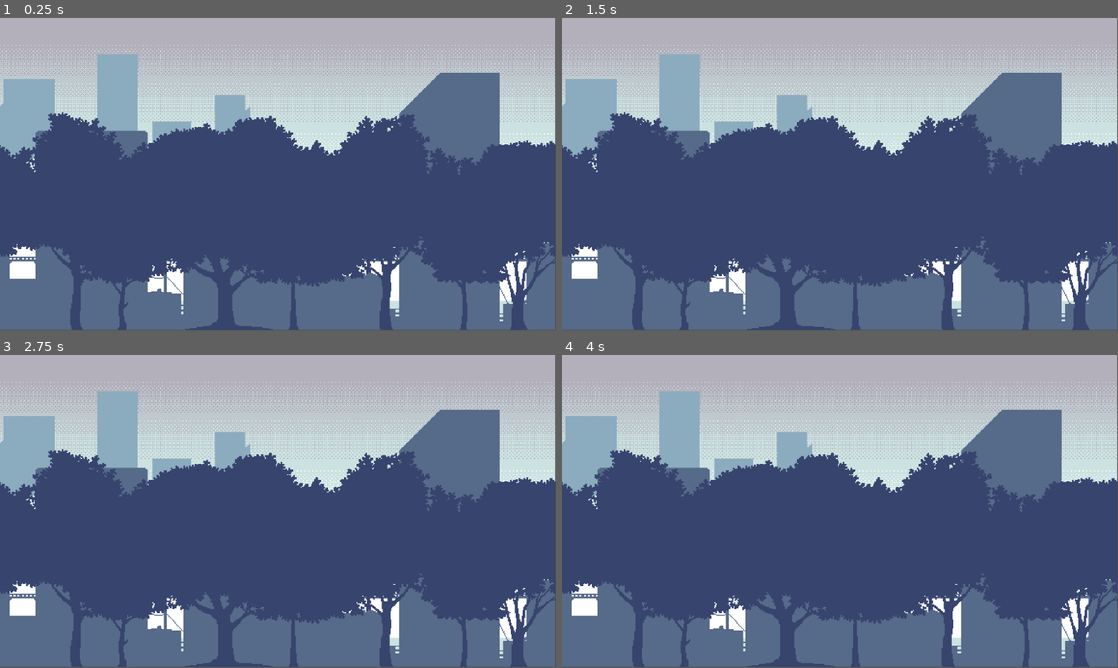
Above: before the commit, frames 1-4 (two rows, left to right).
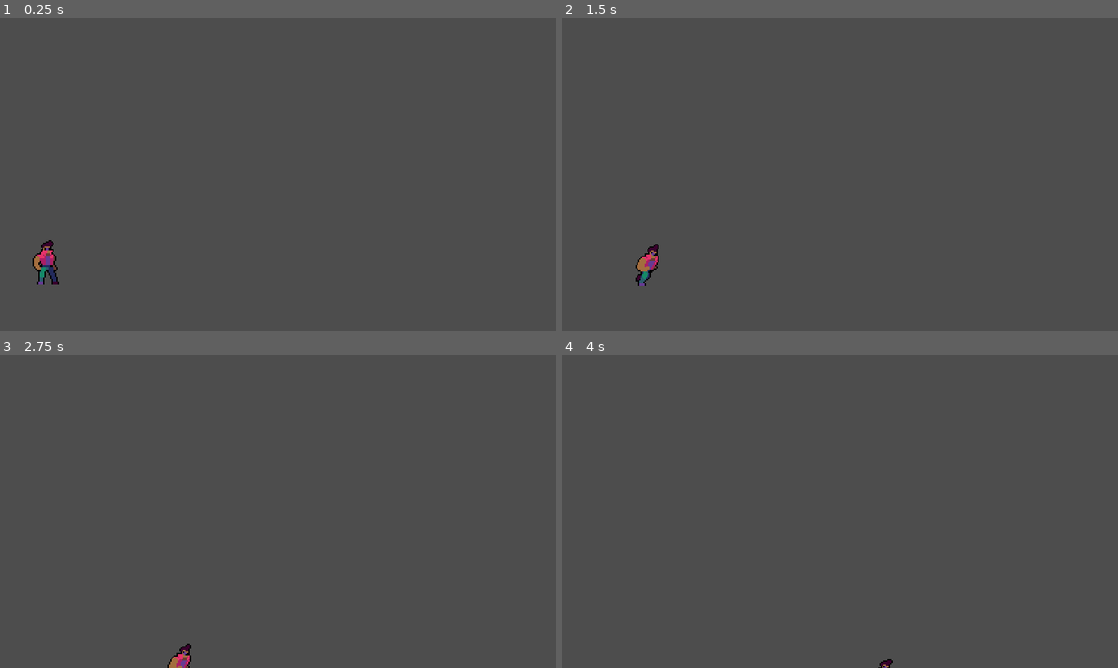
Above: after the commit, the same moments.

Repository: JajoScript/Jermaine
Game: Godot game, scene res://scenes/Mundo.tscn
The game is run twice, just before and just after one commit, with the same random seed, the same clock (stepped at 60 frames per second) and the same inputs. Before the commit the project starts from res://scenes/Level.tscn.
Inputs:
- Up to frame 1 (0.25 s): no input
- Up to frame 2 (1.5 s): hold D (move_right, bound only after the commit) 0.53-1.28 s; hold S (move_down, bound only after the commit) from 1.28 s (still down)
- Up to frame 3 (2.75 s): release S (move_down, bound only after the commit) at 2.03 s; hold D (move_right, bound only after the commit) from 2.03 s (still down)
- Up to frame 4 (4 s): release D (move_right, bound only after the commit) at 2.78 s; hold Space (move_up, bound only after the commit) 2.78-3.53 s; hold A (move_left, bound only after the commit) from 3.53 s (still down)
The window is 800x450 before the commit and 800x451 after it. Grey fills any space a smaller window leaves; there, only what the larger window draws over its background counts as a difference.

The runs differ from the first frame. In frame 1, 99% of the frame differs, in the area x 0-100%, y 0-100%; in frame 2, 99%; in frame 3, 99%; in frame 4, 99%.

Commit message:
animaciones para el personaje

Diff:
--- /dev/null
+++ b/characters/Jermaine/jermaine.gd
@@ -0,0 +1,42 @@
+# Dependencias.
+extends Area2D
+
+# Variables.
+var speed : int = 400;
+var velocity := Vector2.ZERO;
+var screen_size;
+
+# Metodos.
+func _ready():
+	screen_size = get_viewport_rect().size;
+	print("[*] SCREEN SIZE", screen_size)
+
+func _process(_delta):
+	print("[*] Velocity", velocity)
+
+	#* Movimientos.
+	if (Input.is_action_pressed("move_right")):
+		velocity.x = (velocity.x + 1);
+	if (Input.is_action_pressed("move_left")):
+		velocity.x = (velocity.x - 1)
+	if (Input.is_action_pressed("move_up")):
+		velocity.y = (velocity.y - 1)
+	if (Input.is_action_pressed("move_down")):
+		velocity.y = (velocity.y + 1)
+
+	#* Control de la posicion.
+	# Para prevenir que el jugador salga de la pantalla.
+	position = position + (velocity * _delta);
+	position.x = clamp(position.x, 0, screen_size.x)
+	position.y = clamp(position.y, 0, screen_size.y)
+
+	#* Control de animaciones.
+	$Sprite.play();
+
+	if (velocity.x != 0):
+		$Sprite.animation = "walk"
+		$Sprite.flip_v = false;
+		$Sprite.flip_h = (velocity.x < 0);
+
+	else:
+		$Sprite.animation = "idle"
--- a/characters/Jermaine/jermaine.tscn
+++ b/characters/Jermaine/jermaine.tscn
@@ -1,32 +1,139 @@
-[gd_scene load_steps=5 format=3 uid="uid://ceus4wur8gh3t"]
+[gd_scene load_steps=21 format=3 uid="uid://cttiyapd5hk6o"]
 
-[ext_resource type="Texture2D" uid="uid://cyjtue2a0bjbj" path="res://characters/Jermaine/assets/Biker_idle.png" id="1_me3bp"]
+[ext_resource type="Script" path="res://characters/Jermaine/jermaine.gd" id="1_2ogen"]
+[ext_resource type="Texture2D" uid="uid://cyjtue2a0bjbj" path="res://characters/Jermaine/assets/Biker_idle.png" id="1_7600q"]
+[ext_resource type="Texture2D" uid="uid://xma6nat77ssa" path="res://characters/Jermaine/assets/Biker_jump.png" id="2_s4mls"]
+[ext_resource type="Texture2D" uid="uid://bfmh755jyurag" path="res://characters/Jermaine/assets/Biker_run.png" id="3_kjj7e"]
 
-[sub_resource type="RectangleShape2D" id="RectangleShape2D_am1gi"]
-size = Vector2(20, 35)
+[sub_resource type="AtlasTexture" id="AtlasTexture_iejir"]
+atlas = ExtResource("1_7600q")
+region = Rect2(0, 0, 48, 48)
 
-[sub_resource type="Animation" id="Animation_0fx2w"]
-resource_name = "Idle"
+[sub_resource type="AtlasTexture" id="AtlasTexture_i1o56"]
+atlas = ExtResource("1_7600q")
+region = Rect2(48, 0, 48, 48)
 
-[sub_resource type="AnimationLibrary" id="AnimationLibrary_1vmuh"]
-_data = {
-"Idle": SubResource("Animation_0fx2w")
-}
+[sub_resource type="AtlasTexture" id="AtlasTexture_d4afl"]
+atlas = ExtResource("1_7600q")
+region = Rect2(96, 0, 48, 48)
 
-[node name="Jermaine" type="CharacterBody2D"]
+[sub_resource type="AtlasTexture" id="AtlasTexture_ejh0t"]
+atlas = ExtResource("1_7600q")
+region = Rect2(144, 0, 48, 48)
 
-[node name="Sprite2D" type="Sprite2D" parent="."]
-position = Vector2(0, 3)
-texture = ExtResource("1_me3bp")
-centered = false
-hframes = 6
-region_rect = Rect2(147.149, 13.737, 19.9181, 34.5146)
+[sub_resource type="AtlasTexture" id="AtlasTexture_7bjqh"]
+atlas = ExtResource("2_s4mls")
+region = Rect2(0, 0, 48, 48)
 
-[node name="CollisionShape2D" type="CollisionShape2D" parent="."]
-position = Vector2(14, 34)
-shape = SubResource("RectangleShape2D_am1gi")
+[sub_resource type="AtlasTexture" id="AtlasTexture_dxjru"]
+atlas = ExtResource("2_s4mls")
+region = Rect2(48, 0, 48, 48)
 
-[node name="AnimationPlayer" type="AnimationPlayer" parent="."]
-libraries = {
-"": SubResource("AnimationLibrary_1vmuh")
-}
+[sub_resource type="AtlasTexture" id="AtlasTexture_umhj0"]
+atlas = ExtResource("2_s4mls")
+region = Rect2(96, 0, 48, 48)
+
+[sub_resource type="AtlasTexture" id="AtlasTexture_njtkf"]
+atlas = ExtResource("2_s4mls")
+region = Rect2(144, 0, 48, 48)
+
+[sub_resource type="AtlasTexture" id="AtlasTexture_virfk"]
+atlas = ExtResource("3_kjj7e")
+region = Rect2(0, 0, 48, 48)
+
+[sub_resource type="AtlasTexture" id="AtlasTexture_uy4sc"]
+atlas = ExtResource("3_kjj7e")
+region = Rect2(48, 0, 48, 48)
+
+[sub_resource type="AtlasTexture" id="AtlasTexture_ict8j"]
+atlas = ExtResource("3_kjj7e")
+region = Rect2(96, 0, 48, 48)
+
+[sub_resource type="AtlasTexture" id="AtlasTexture_q0v66"]
+atlas = ExtResource("3_kjj7e")
+region = Rect2(144, 0, 48, 48)
+
+[sub_resource type="AtlasTexture" id="AtlasTexture_m2nd0"]
+atlas = ExtResource("3_kjj7e")
+region = Rect2(192, 0, 48, 48)
+
+[sub_resource type="AtlasTexture" id="AtlasTexture_vekdf"]
+atlas = ExtResource("3_kjj7e")
+region = Rect2(240, 0, 48, 48)
+
+[sub_resource type="SpriteFrames" id="SpriteFrames_fhbbp"]
+animations = [{
+"frames": [{
+"duration": 1.0,
+"texture": SubResource("AtlasTexture_iejir")
+}, {
+"duration": 1.0,
+"texture": SubResource("AtlasTexture_i1o56")
+}, {
+"duration": 1.0,
+"texture": SubResource("AtlasTexture_d4afl")
+}, {
+"duration": 1.0,
+"texture": SubResource("AtlasTexture_ejh0t")
+}],
+"loop": true,
+"name": &"idle",
+"speed": 5.0
+}, {
+"frames": [{
+"duration": 1.0,
+"texture": SubResource("AtlasTexture_7bjqh")
+}, {
+"duration": 1.0,
+"texture": SubResource("AtlasTexture_dxjru")
+}, {
+"duration": 1.0,
+"texture": SubResource("AtlasTexture_umhj0")
+}, {
+"duration": 1.0,
+"texture": SubResource("AtlasTexture_njtkf")
+}],
+"loop": true,
+"name": &"jump",
+"speed": 5.0
+}, {
+"frames": [{
+"duration": 1.0,
+"texture": SubResource("AtlasTexture_virfk")
+}, {
+"duration": 1.0,
+"texture": SubResource("AtlasTexture_uy4sc")
+}, {
+"duration": 1.0,
+"texture": SubResource("AtlasTexture_ict8j")
+}, {
+"duration": 1.0,
+"texture": SubResource("AtlasTexture_q0v66")
+}, {
+"duration": 1.0,
+"texture": SubResource("AtlasTexture_m2nd0")
+}, {
+"duration": 1.0,
+"texture": SubResource("AtlasTexture_vekdf")
+}],
+"loop": true,
+"name": &"walk",
+"speed": 5.0
+}]
+
+[sub_resource type="RectangleShape2D" id="RectangleShape2D_cn53n"]
+size = Vector2(28, 35)
+
+[node name="Jermaine" type="Area2D"]
+position = Vector2(99, 29)
+script = ExtResource("1_2ogen")
+metadata/_edit_group_ = true
+
+[node name="Sprite" type="AnimatedSprite2D" parent="."]
+sprite_frames = SubResource("SpriteFrames_fhbbp")
+animation = &"idle"
+frame_progress = 0.455918
+
+[node name="Collision" type="CollisionShape2D" parent="."]
+position = Vector2(-8, 7.5)
+shape = SubResource("RectangleShape2D_cn53n")
--- a/project.godot
+++ b/project.godot
@@ -11,14 +11,41 @@
 [application]
 
 config/name="Jermaine"
-run/main_scene="res://scenes/Level.tscn"
+run/main_scene="res://scenes/Mundo.tscn"
 config/features=PackedStringArray("4.0", "Forward Plus")
 config/icon="res://icon.svg"
 
 [display]
 
-window/size/viewport_width=1280
-window/size/viewport_height=720
+window/size/viewport_width=426
+window/size/viewport_height=240
+window/size/window_width_override=1280
+window/size/window_height_override=720
+window/stretch/mode="viewport"
+
+[input]
+
+move_right={
+"deadzone": 0.5,
+"events": [Object(InputEventKey,"resource_local_to_scene":false,"resource_name":"","device":0,"window_id":0,"alt_pressed":false,"shift_pressed":false,"ctrl_pressed":false,"meta_pressed":false,"pressed":false,"keycode":0,"physical_keycode":68,"key_label":0,"unicode":0,"echo":false,"script":null)
+]
+}
+move_left={
+"deadzone": 0.5,
+"events": [Object(InputEventKey,"resource_local_to_scene":false,"resource_name":"","device":0,"window_id":0,"alt_pressed":false,"shift_pressed":false,"ctrl_pressed":false,"meta_pressed":false,"pressed":false,"keycode":0,"physical_keycode":65,"key_label":0,"unicode":0,"echo":false,"script":null)
+]
+}
+move_up={
+"deadzone": 0.5,
+"events": [Object(InputEventKey,"resource_local_to_scene":false,"resource_name":"","device":0,"window_id":0,"alt_pressed":false,"shift_pressed":false,"ctrl_pressed":false,"meta_pressed":false,"pressed":false,"keycode":0,"physical_keycode":32,"key_label":0,"unicode":0,"echo":false,"script":null)
+, Object(InputEventKey,"resource_local_to_scene":false,"resource_name":"","device":-1,"window_id":0,"alt_pressed":false,"shift_pressed":false,"ctrl_pressed":false,"meta_pressed":false,"pressed":false,"keycode":0,"physical_keycode":87,"key_label":0,"unicode":119,"echo":false,"script":null)
+]
+}
+move_down={
+"deadzone": 0.5,
+"events": [Object(InputEventKey,"resource_local_to_scene":false,"resource_name":"","device":-1,"window_id":0,"alt_pressed":false,"shift_pressed":false,"ctrl_pressed":false,"meta_pressed":false,"pressed":false,"keycode":0,"physical_keycode":83,"key_label":0,"unicode":115,"echo":false,"script":null)
+]
+}
 
 [rendering]
 
--- /dev/null
+++ b/scenes/Mundo.tscn
@@ -0,0 +1,17 @@
+[gd_scene load_steps=3 format=3 uid="uid://bcgamxfym05sa"]
+
+[ext_resource type="PackedScene" uid="uid://cttiyapd5hk6o" path="res://characters/Jermaine/jermaine.tscn" id="1_dcw0m"]
+
+[sub_resource type="RectangleShape2D" id="RectangleShape2D_6gj5u"]
+size = Vector2(431, 20)
+
+[node name="Mundo" type="Node2D"]
+
+[node name="StaticBody2D" type="StaticBody2D" parent="."]
+
+[node name="CollisionShape2D" type="CollisionShape2D" parent="StaticBody2D"]
+position = Vector2(212, 229)
+shape = SubResource("RectangleShape2D_6gj5u")
+
+[node name="Jermaine" parent="." instance=ExtResource("1_dcw0m")]
+position = Vector2(46, 180)
